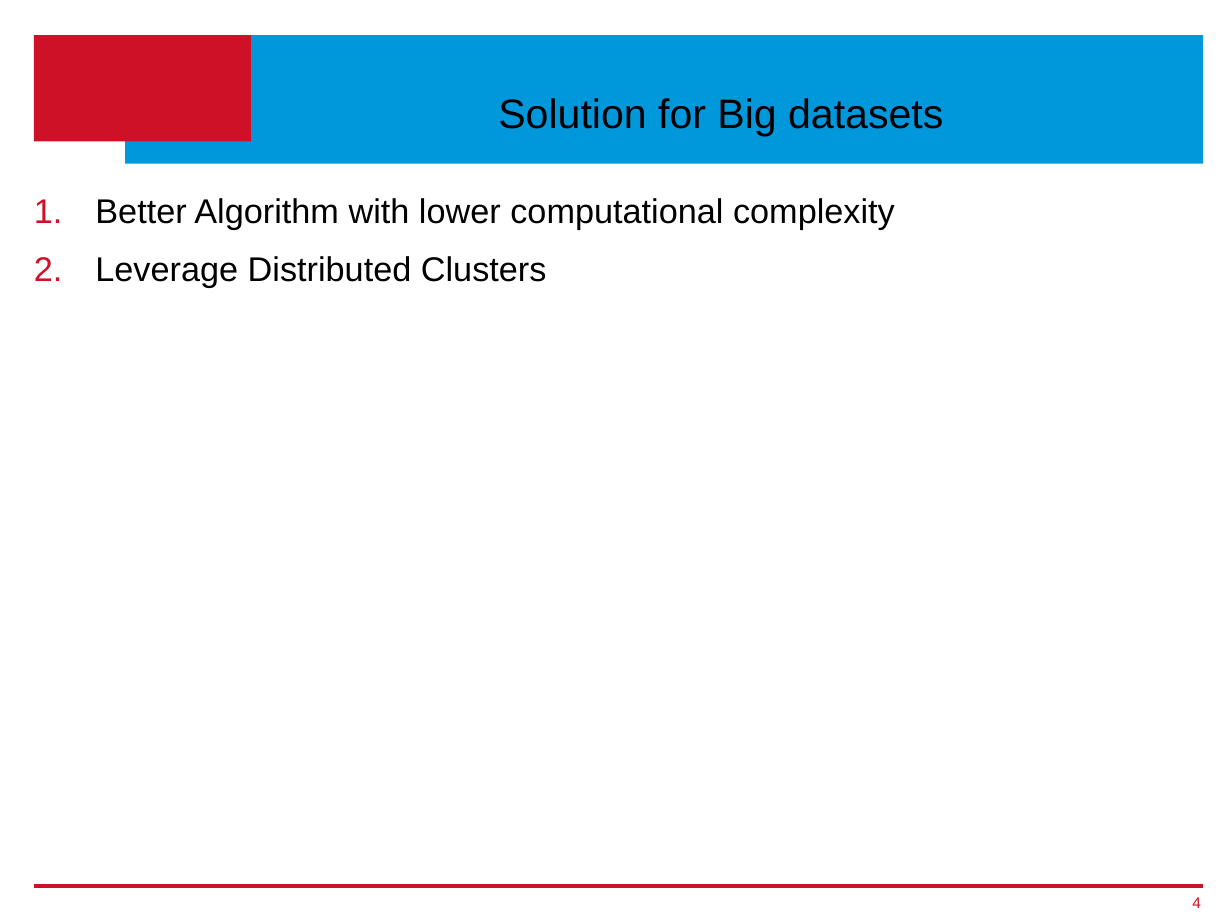
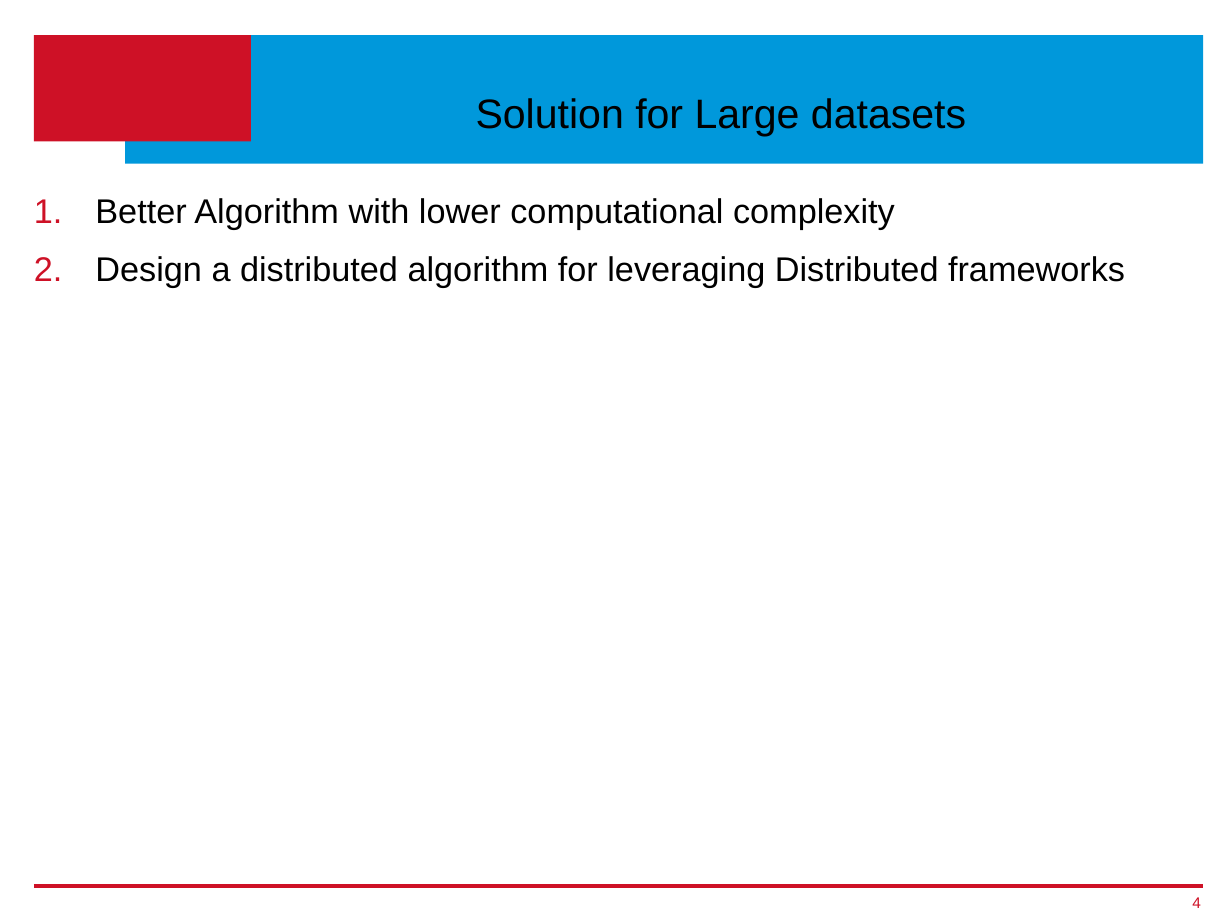
Before and after one commit to ageekymonk/syduni_ms_report, a slide deck: slide 4 of Thesis-Presentation_v1.pptx. Drawn at 1232x924 pixels with LibreOffice and Linux fonts; fonts in the diff are those of the drawing; background and template pictures are left out. Boxes give left, top, right and bottom in pixels: in the first picture for what was removed or moved away, otherwise in the second. Text is boxed around its words. In the diff, an @@ line names an element or a change of style, - is before the commit and + after.

```diff
--- a/Thesis-Presentation_v1.pptx
+++ b/Thesis-Presentation_v1.pptx
@@ title at (476, 98, 966, 137): text changed @@
-Solution for Big datasets
+Solution for Large datasets
@@ text at (95, 256, 1125, 287): text changed @@
-2. Leverage Distributed Clusters
+2. Design a distributed algorithm for leveraging Distributed frameworks
```
Also in this commit, not shown: 7 other slides changed, 5 slides added, 3 slides removed, 2 other files.
